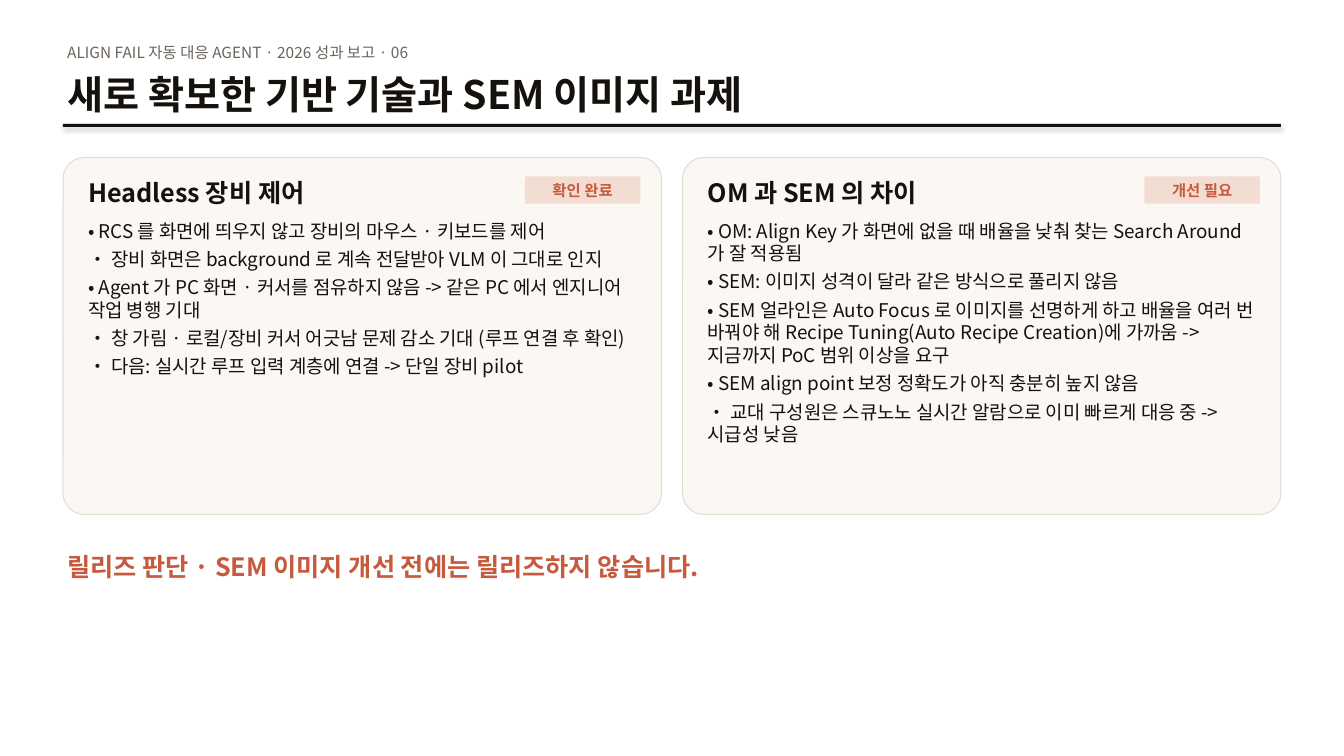
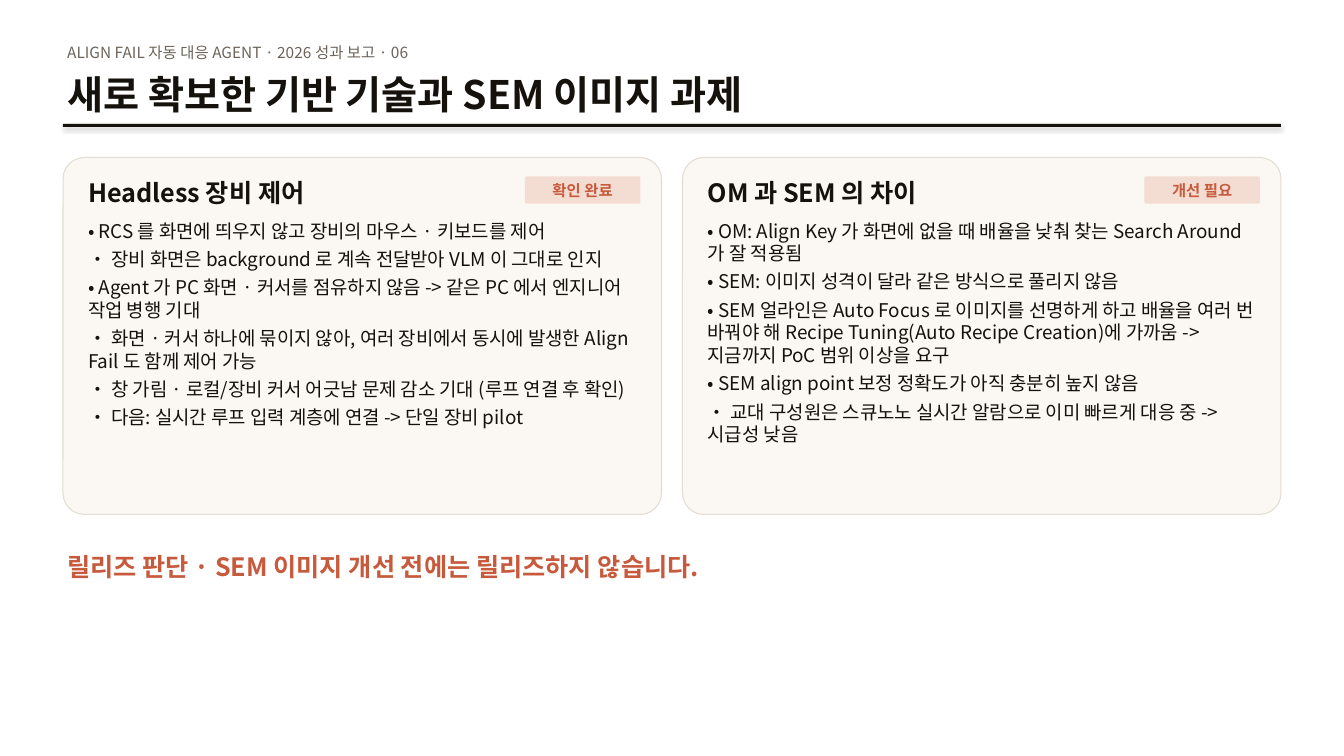
Before and after one commit to DarrenKoi/auto_recipe_creator, a slide deck: slide 7 of docs/project_progress/Align_Tuning_Agent_2026_year_end.pptx. Drawn at 1344x756 pixels with LibreOffice and Linux fonts; fonts in the diff are those of the drawing. Boxes give left, top, right and bottom in pixels: in the first picture for what was removed or moved away, otherwise in the second. Text is boxed around its words. In the diff, an @@ line names an element or a change of style, - is before the commit and + after.

```diff
--- a/docs/project_progress/Align_Tuning_Agent_2026_year_end.pptx
+++ b/docs/project_progress/Align_Tuning_Agent_2026_year_end.pptx
@@ text at (88, 329, 629, 370): paragraph added @@
+• 화면 · 커서 하나에 묶이지 않아, 여러 장비에서 동시에 발생한 Align Fail 도 함께 제어 가능
```
Also in this commit, not shown: 2 other slides changed, 2 other files.
